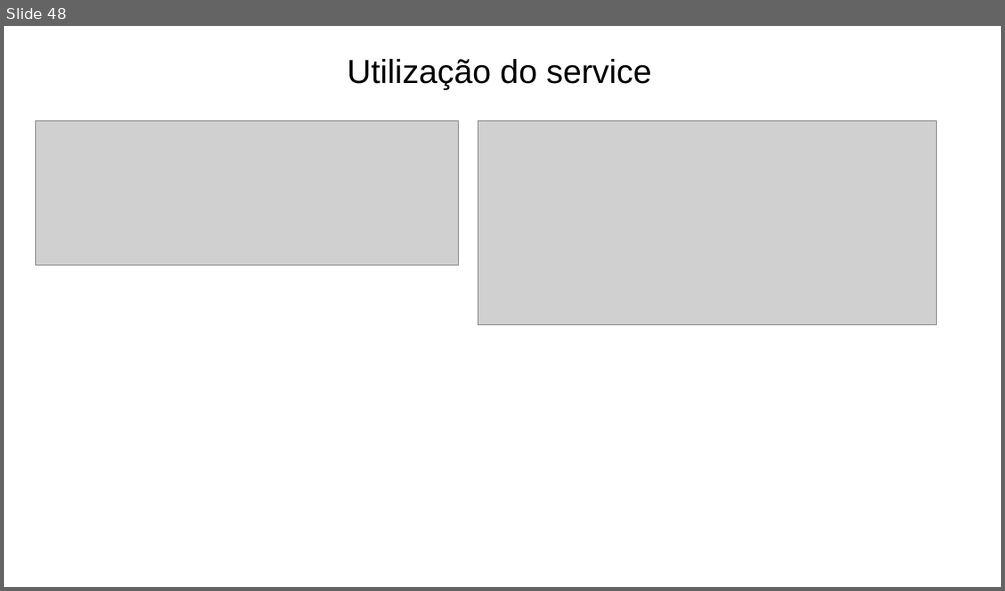
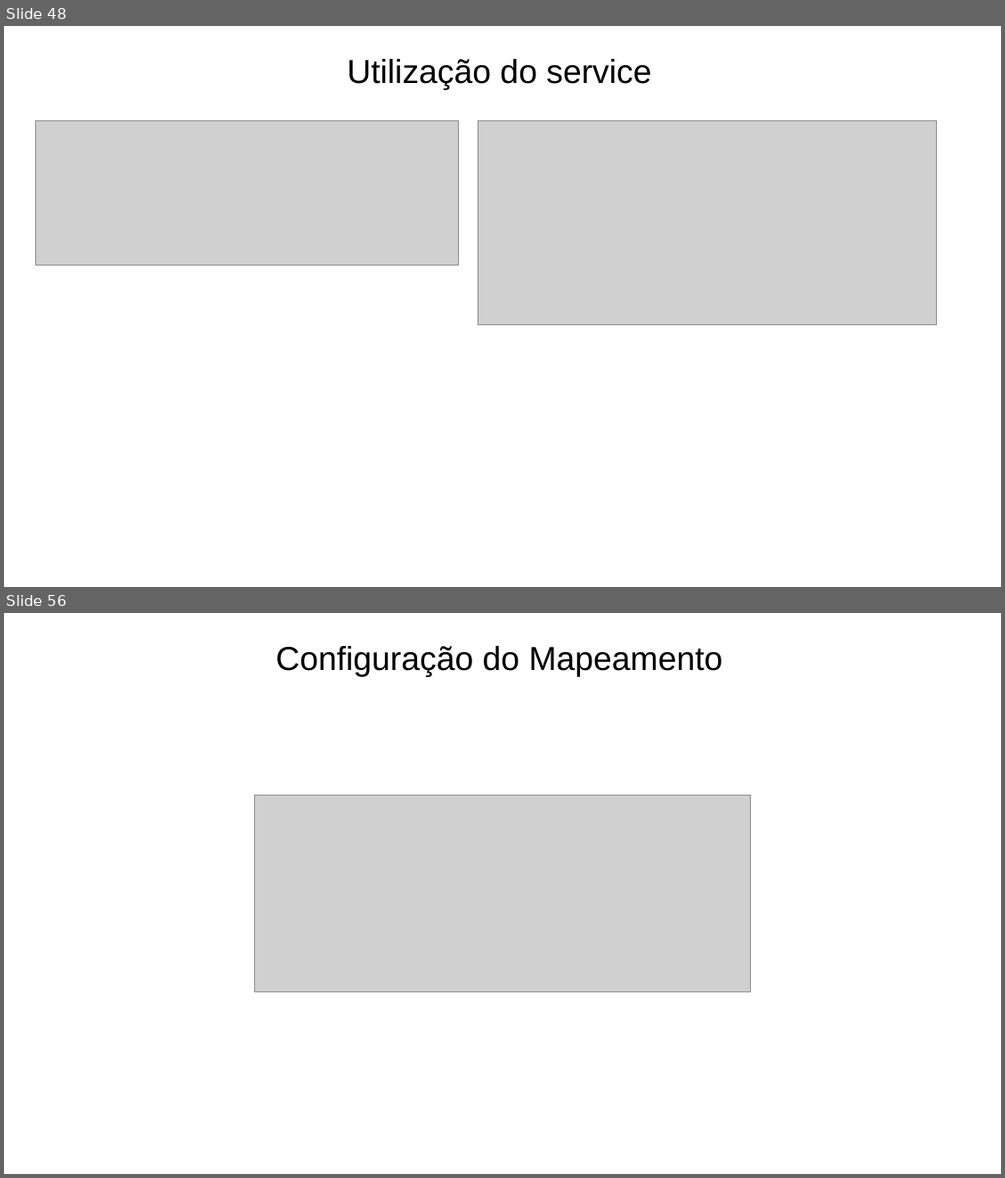
Before and after one commit to prodest/workshop-aspnet-core-mvc, a slide deck: workshop-aspnet-core-mvc.pptx. Shown one above the other, each under a label of ours: slide 48 before the commit, slides 48 and 56 after it; the slides between them are not shown. The pictures are 1005x591 and 1005x1178 pixels, drawn with LibreOffice and Linux fonts; fonts in the diff are those of the drawing; grey boxes stand for pictures; background and template pictures are left out. Boxes give left, top, right and bottom in pixels: in the first picture for what was removed or moved away, otherwise in the second. Text is boxed around its words. In the diff, an @@ line names an element or a change of style, - is before the commit and + after.

```diff
--- a/workshop-aspnet-core-mvc.pptx
+++ b/workshop-aspnet-core-mvc.pptx
@@ slide 56 added at box(4, 613, 1001, 1174), background #FFFFFF @@
@@ text added at box(275, 646, 723, 676), 32 pt, text #000000 @@
+Configuração do Mapeamento
@@ picture added at box(254, 795, 751, 991) @@
```
Also in this commit, not shown: 1 slide changed, 7 other slides added, 2 other files.
